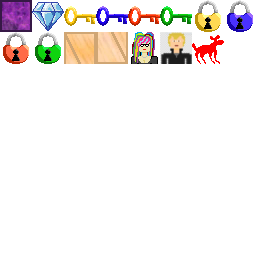
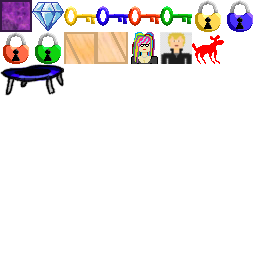
Revision of a layered 256x256 image; what changed, layer by layer:
added layer "Pasted Layer #9" above "Layer #1" over 0, 64, 64, 96
